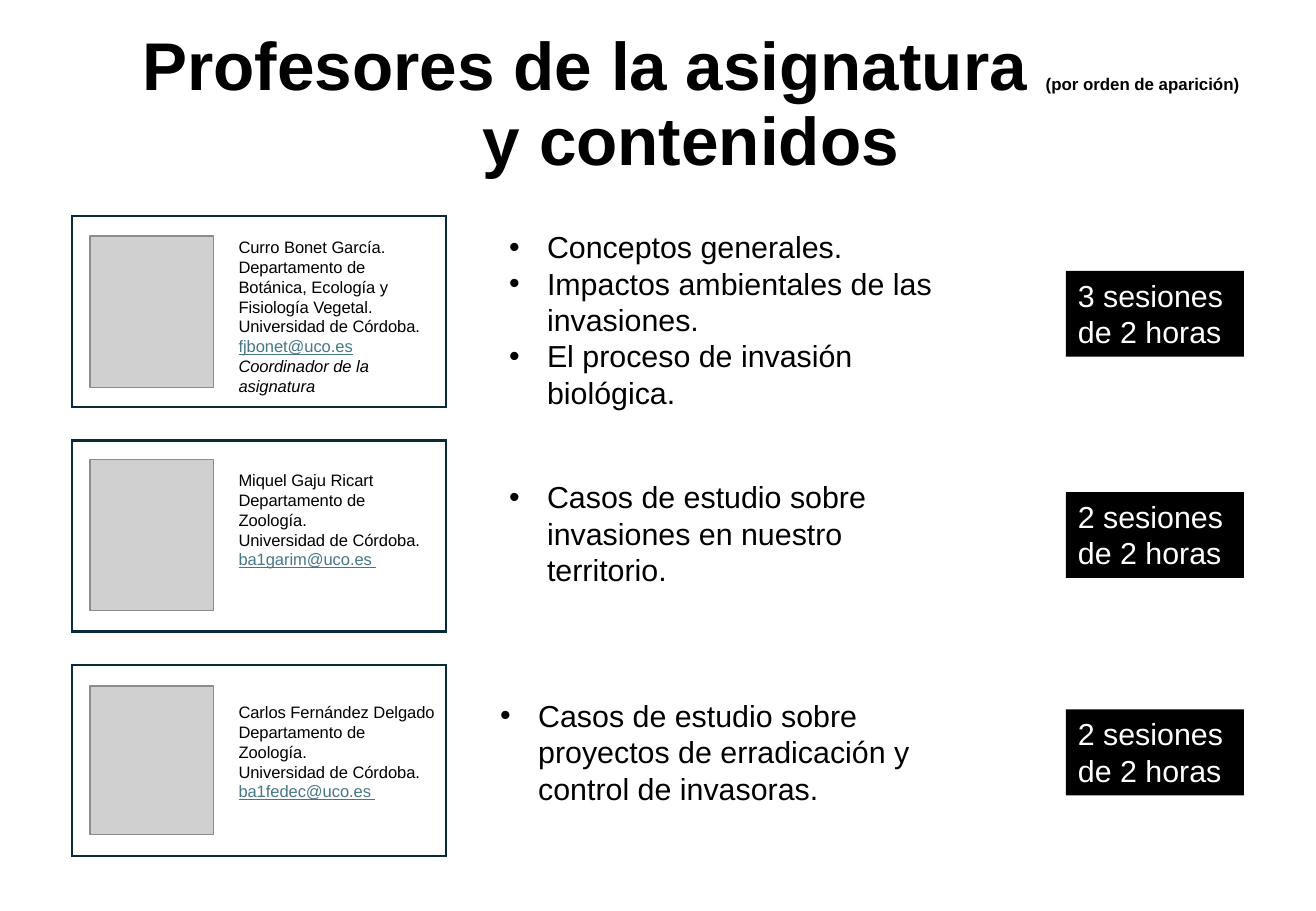
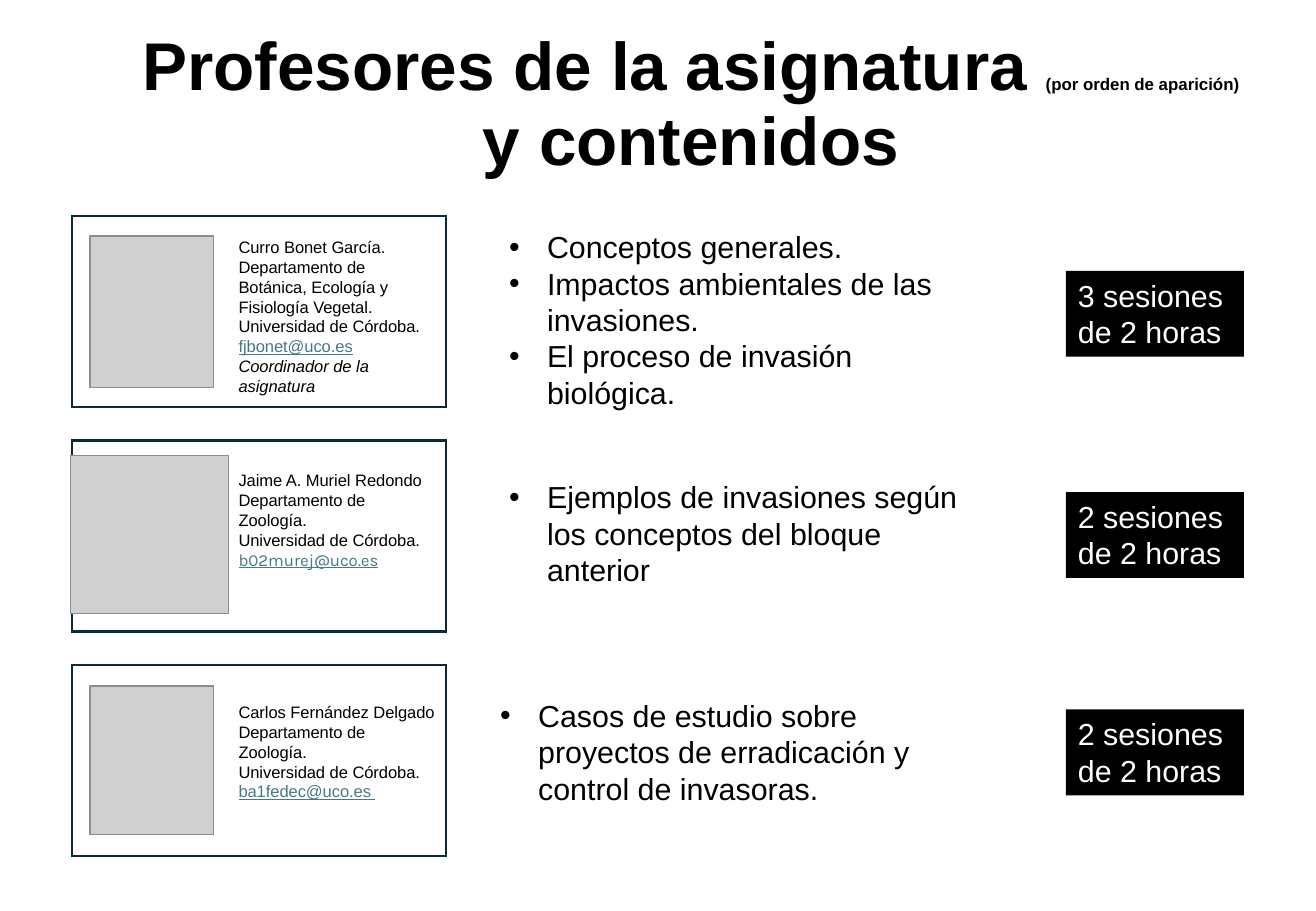
Before and after one commit to aprendiendo-cosas/Te_contenidos_IEEI_masterbio_UCO, a slide deck: slide 4 of presentacion/presentacion_asignatura.pptx. Drawn at 1316x911 pixels with LibreOffice and Linux fonts; fonts in the diff are those of the drawing; grey boxes stand for pictures. Boxes give left, top, right and bottom in pixels: in the first picture for what was removed or moved away, otherwise in the second. Text is boxed around its words. In the diff, an @@ line names an element or a change of style, - is before the commit and + after.

```diff
--- a/presentacion/presentacion_asignatura.pptx
+++ b/presentacion/presentacion_asignatura.pptx
@@ picture: place and size @@
-picture at (90, 459, 214, 610)
+picture at (70, 456, 228, 614)
@@ text at (239, 474, 422, 486): text changed @@
-Miquel Gaju Ricart
+Jaime A. Muriel Redondo
@@ text at (547, 485, 957, 582): text changed @@
-• Casos de estudio sobre invasiones en nuestro territorio.
+• Ejemplos de invasiones según los conceptos del bloque anterior
@@ text at (239, 554, 379, 570): text changed; size 9.8 to 10 pt; font Arial to Karla @@
-ba1garim@uco.es
+b02murej@uco.es
```
Also in this commit, not shown: 4 other slides changed, 1 other file.
